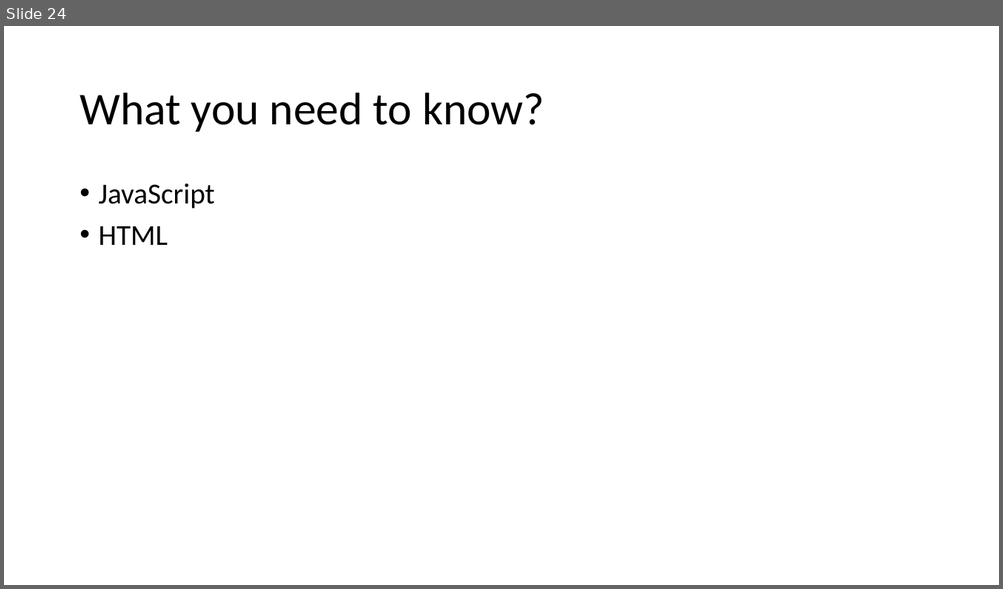
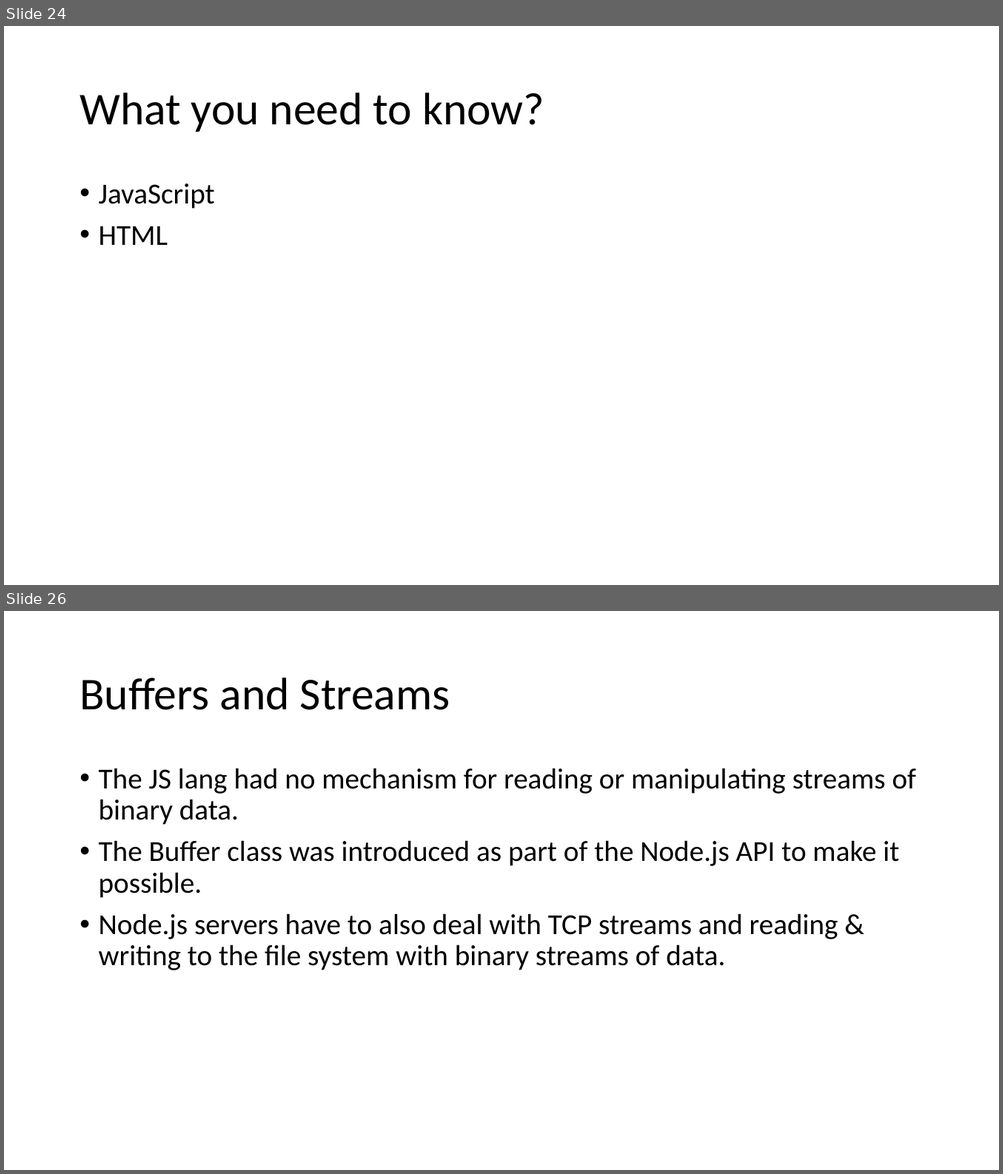
Before and after one commit to PiyushChaturvedii/batch03, a slide deck: What is Node.pptx. Shown one above the other, each under a label of ours: slide 24 before the commit, slides 24 and 26 after it; the slides between them are not shown. The pictures are 1003x589 and 1003x1174 pixels, drawn with LibreOffice and Linux fonts; fonts in the diff are those of the drawing. Boxes give left, top, right and bottom in pixels: in the first picture for what was removed or moved away, otherwise in the second. Text is boxed around its words. In the diff, an @@ line names an element or a change of style, - is before the commit and + after.

```diff
--- a/What is Node.pptx
+++ b/What is Node.pptx
@@ slide 26 added at (4,611,999,1170), background #FFFFFF @@
@@ title added at (79,678,450,710), 44 pt, text #000000 @@
+Buffers and Streams
@@ text added at (99,768,916,971), 28 pt, text #000000 @@
+• The JS lang had no mechanism for reading or manipulating streams of binary data.
+• The Buffer class was introduced as part of the Node.js API to make it possible.
+• Node.js servers have to also deal with TCP streams and reading & writing to the file system with binary streams of data.
```
Also in this commit, not shown: 7 other slides added, 18 other files.
